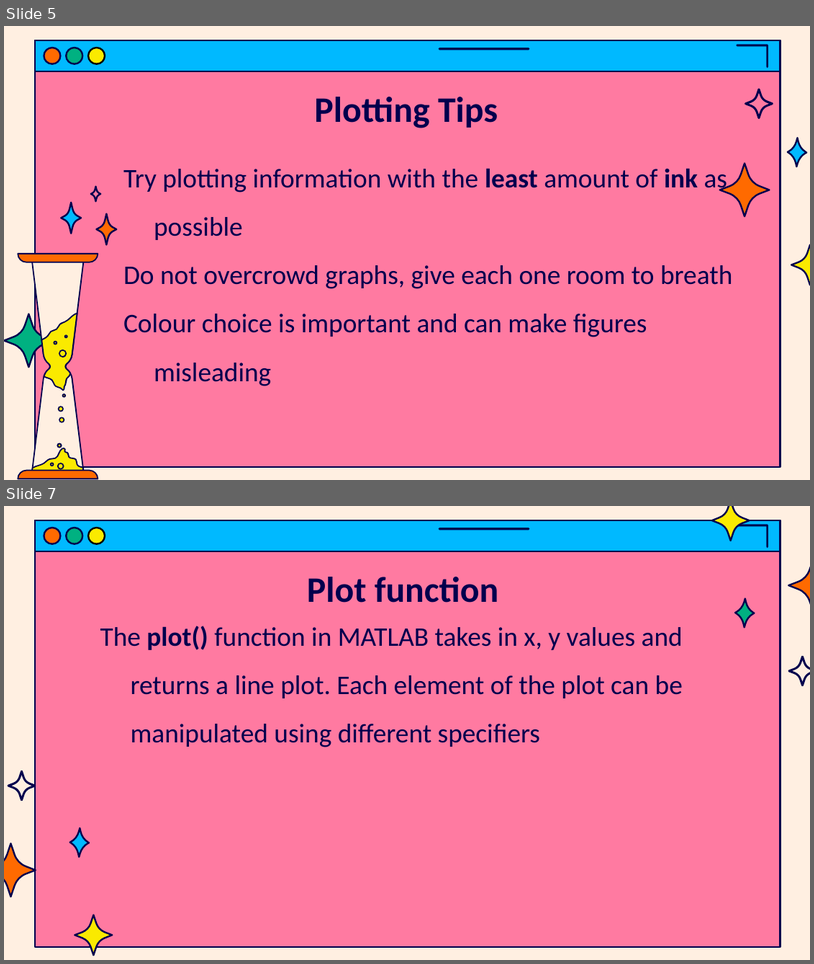
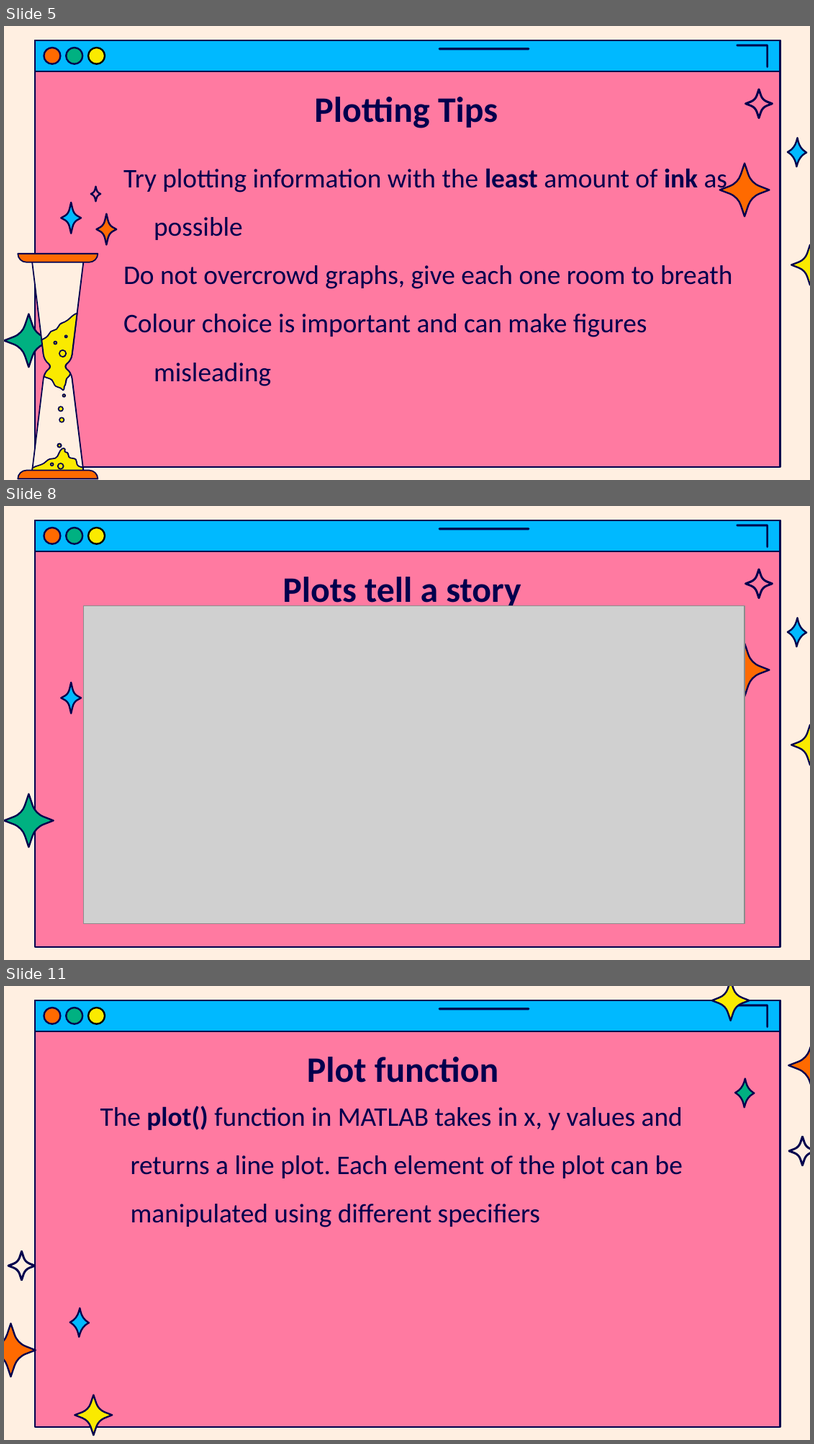
Before and after one commit to jasondsc/MATDRAB2MATFAB, a slide deck: slides/MATLAB_class_4.pptx. Shown one above the other, each under a label of ours: slides 5 and 7 before the commit, slides 5, 8 and 11 after it; the slides between them are not shown. The pictures are 814x964 and 814x1444 pixels, drawn with LibreOffice and Linux fonts; fonts in the diff are those of the drawing; grey boxes stand for pictures. Boxes give left, top, right and bottom in pixels: in the first picture for what was removed or moved away, otherwise in the second. Text is boxed around its words. In the diff, an @@ line names an element or a change of style, - is before the commit and + after.

```diff
--- a/slides/MATLAB_class_4.pptx
+++ b/slides/MATLAB_class_4.pptx
@@ slide 8 added at bbox=[4, 506, 810, 960], background #FFEFE1; not listed: 7 template elements that a slide beside it also shows @@
@@ freeform shape added at bbox=[745, 569, 772, 599], fill #00004D, outline #00004D 0.75 pt @@
@@ title added at bbox=[283, 577, 521, 610], 32 pt, text #00004D, bold @@
+Plots tell a story
@@ picture added at bbox=[84, 606, 745, 924] @@
@@ freeform shape added at bbox=[788, 618, 808, 647], fill #00B9FF, outline #00004D 1.5 pt @@
@@ freeform shape added at bbox=[720, 643, 769, 696], fill #FF6A00, outline #00004D 1.5 pt @@
@@ freeform shape added at bbox=[62, 682, 82, 713], fill #00B9FF, outline #00004D 1.5 pt @@
@@ freeform shape added at bbox=[792, 725, 810, 765], fill #FAEA00, outline #00004D 1.5 pt @@
@@ freeform shape added at bbox=[4, 794, 53, 847], fill #00B181, outline #00004D 1.5 pt @@
@@ what was slide 7 is now slide 11 @@
```
Also in this commit, not shown: 1 slide changed, 4 other slides added, 1 other file.
